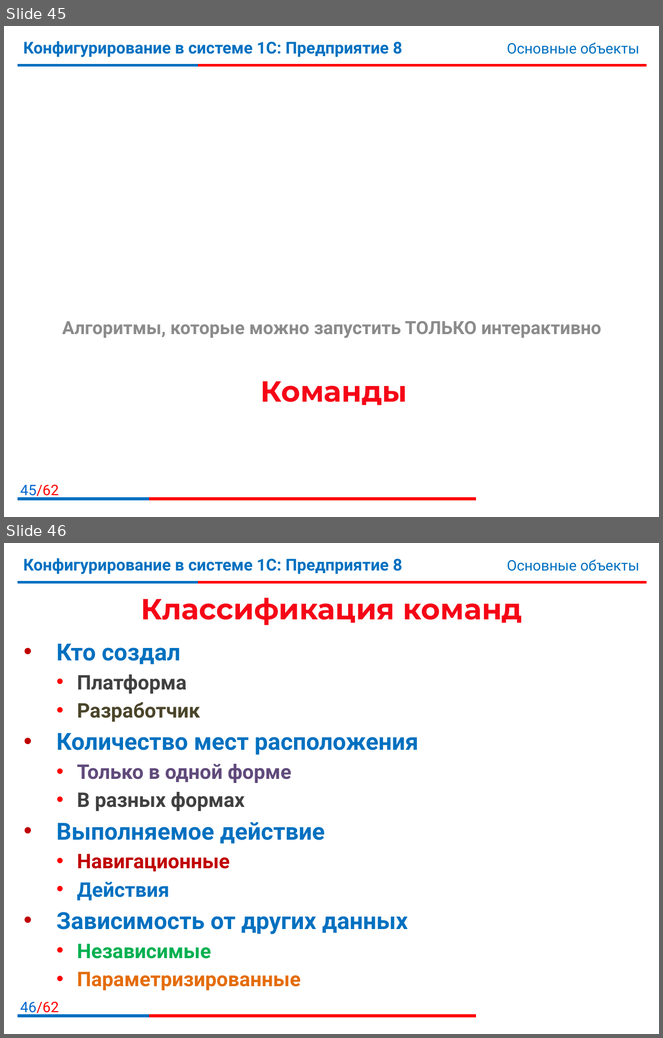
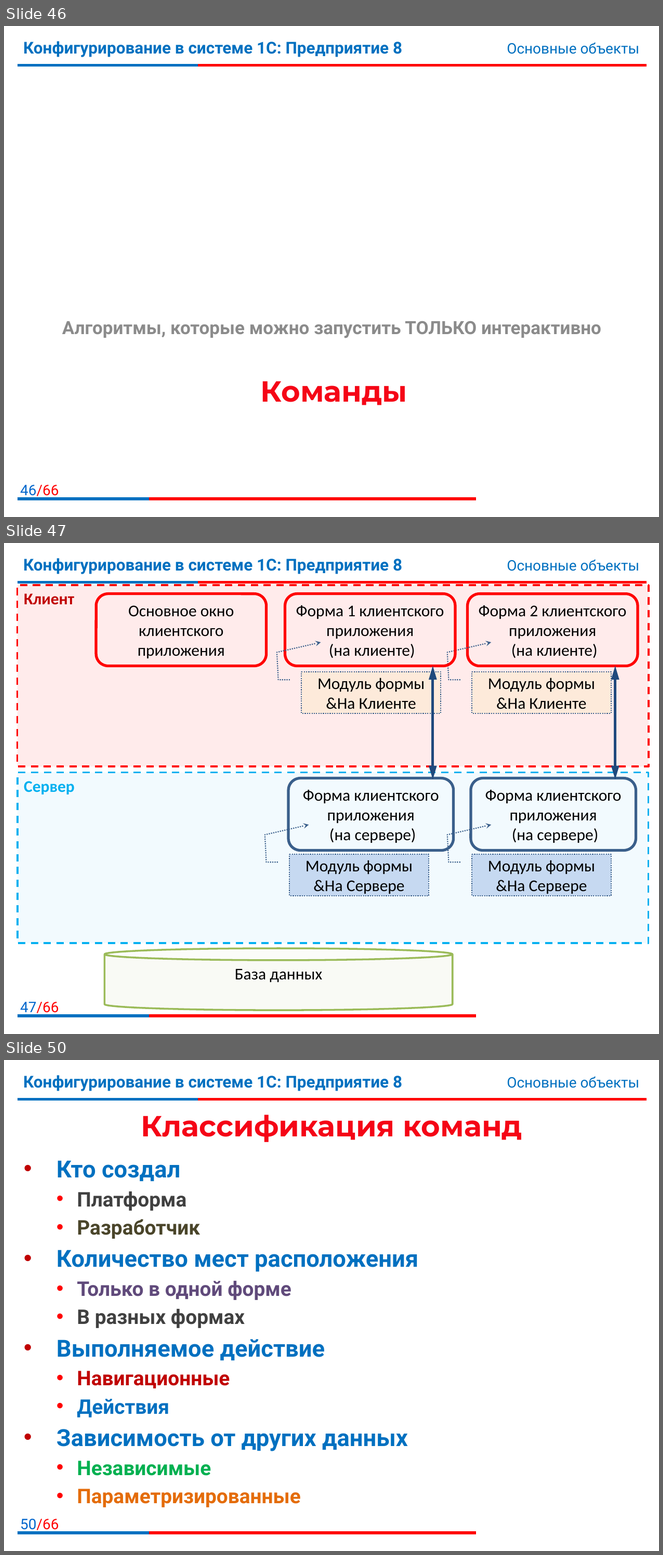
Before and after one commit to bestteacher-1c/documents_compl_kurs, a slide deck: Занятие_05/Иллюстрации5.pptx. Shown one above the other, each under a label of ours: slides 45 and 46 before the commit, slides 46, 47 and 50 after it; the slides between them are not shown. The pictures are 663x1038 and 663x1555 pixels, drawn with LibreOffice and Linux fonts; fonts in the diff are those of the drawing; background and template pictures are left out. Boxes give left, top, right and bottom in pixels: in the first picture for what was removed or moved away, otherwise in the second. Text is boxed around its words. In the diff, an @@ line names an element or a change of style, - is before the commit and + after.

```diff
--- a/Занятие_05/Иллюстрации5.pptx
+++ b/Занятие_05/Иллюстрации5.pptx
@@ slide 47 added at [4,543,659,1034], background #FFFFFF; not listed: 7 template elements that a slide beside it also shows @@
@@ rectangle added at [17,585,649,767], fill #FF0000 at 8% opacity, outline #FF0000 2 pt dashed, 18 pt, text #C00000, bold @@
+Клиент
@@ rounded rectangle added at [97,594,267,666], outline #FF0000 3 pt, 18 pt, text #000000 @@
+Основное окно клиентского приложения
@@ rounded rectangle added at [285,594,455,666], outline #FF0000 3 pt, 18 pt, text #000000 @@
+Форма 1 клиентского приложения
+(на клиенте)
@@ rounded rectangle added at [468,594,638,666], outline #FF0000 3 pt, 18 pt, text #000000 @@
+Форма 2 клиентского приложения
+(на клиенте)
@@ double arrow added from (433, 666) to (433, 780), #1F497D 3 pt @@
@@ double arrow added from (616, 666) to (616, 780), #1F497D 3 pt @@
@@ border callout added at [301,672,441,714], fill #FDEADA, outline #3A5F8C 1.25 pt dashed, 18 pt, text #000000 @@
+Модуль формы
+&На Клиенте
@@ border callout added at [472,672,611,714], fill #FDEADA, outline #3A5F8C 1.25 pt dashed, 18 pt, text #000000 @@
+Модуль формы
+&На Клиенте
@@ rectangle added at [17,772,649,943], fill #00B0F0 at 5% opacity, outline #00B0F0 2 pt dashed, 18 pt, text #00B0F0, bold @@
+Сервер
@@ rounded rectangle added at [288,778,453,850], outline #3A5F8C 3 pt, 18 pt, text #000000 @@
+Форма клиентского приложения
+(на сервере)
@@ rounded rectangle added at [471,778,636,850], outline #3A5F8C 3 pt, 18 pt, text #000000 @@
+Форма клиентского приложения
+(на сервере)
@@ border callout added at [289,855,429,896], fill #C6D9F1, outline #3A5F8C 1.25 pt dashed, 18 pt, text #000000 @@
+Модуль формы
+&На Сервере
@@ border callout added at [472,855,611,896], fill #C6D9F1, outline #3A5F8C 1.25 pt dashed, 18 pt, text #000000 @@
+Модуль формы
+&На Сервере
@@ cylinder added at [105,949,453,1010], fill #D7E4BD at 15% opacity, outline #9BBB59 2 pt, 18 pt, text #000000 @@
+База данных
@@ what was slide 45 is now slide 46 @@
@@ page number at [20,485,59,499]: text changed @@
-45/62
+46/66
@@ what was slide 46 is now slide 50 @@
@@ page number at [20,1519,59,1533]: text changed @@
-46/62
+50/66
```
Also in this commit, not shown: 22 slides changed, 3 other slides added, 3 other files.
